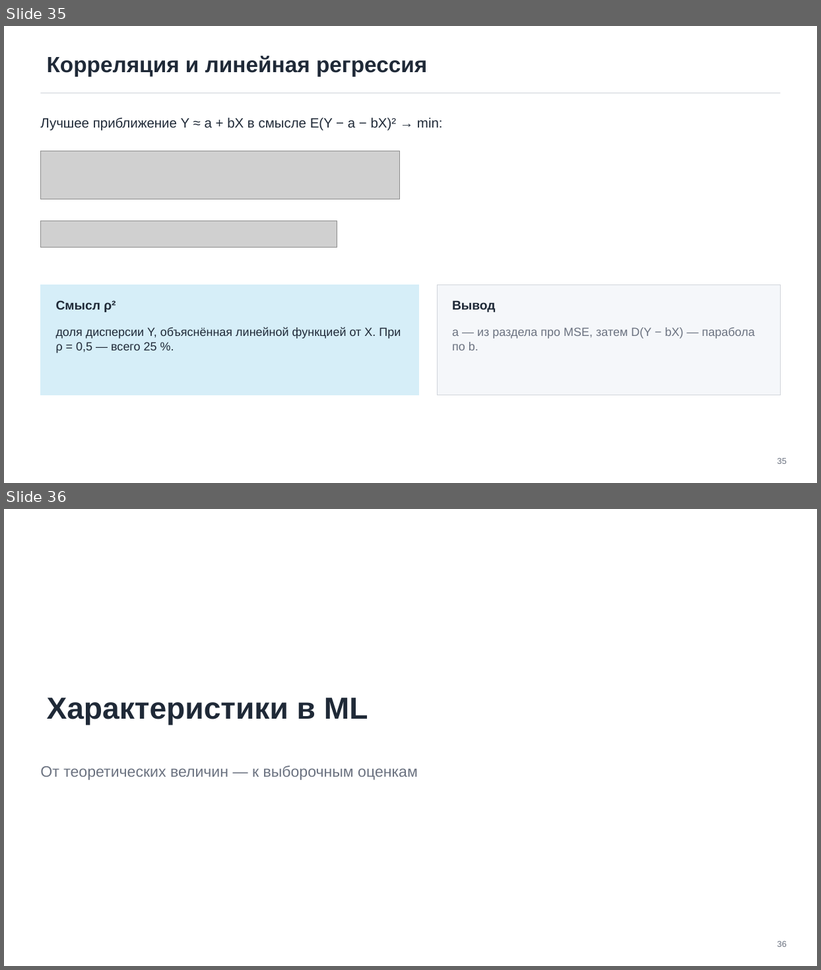
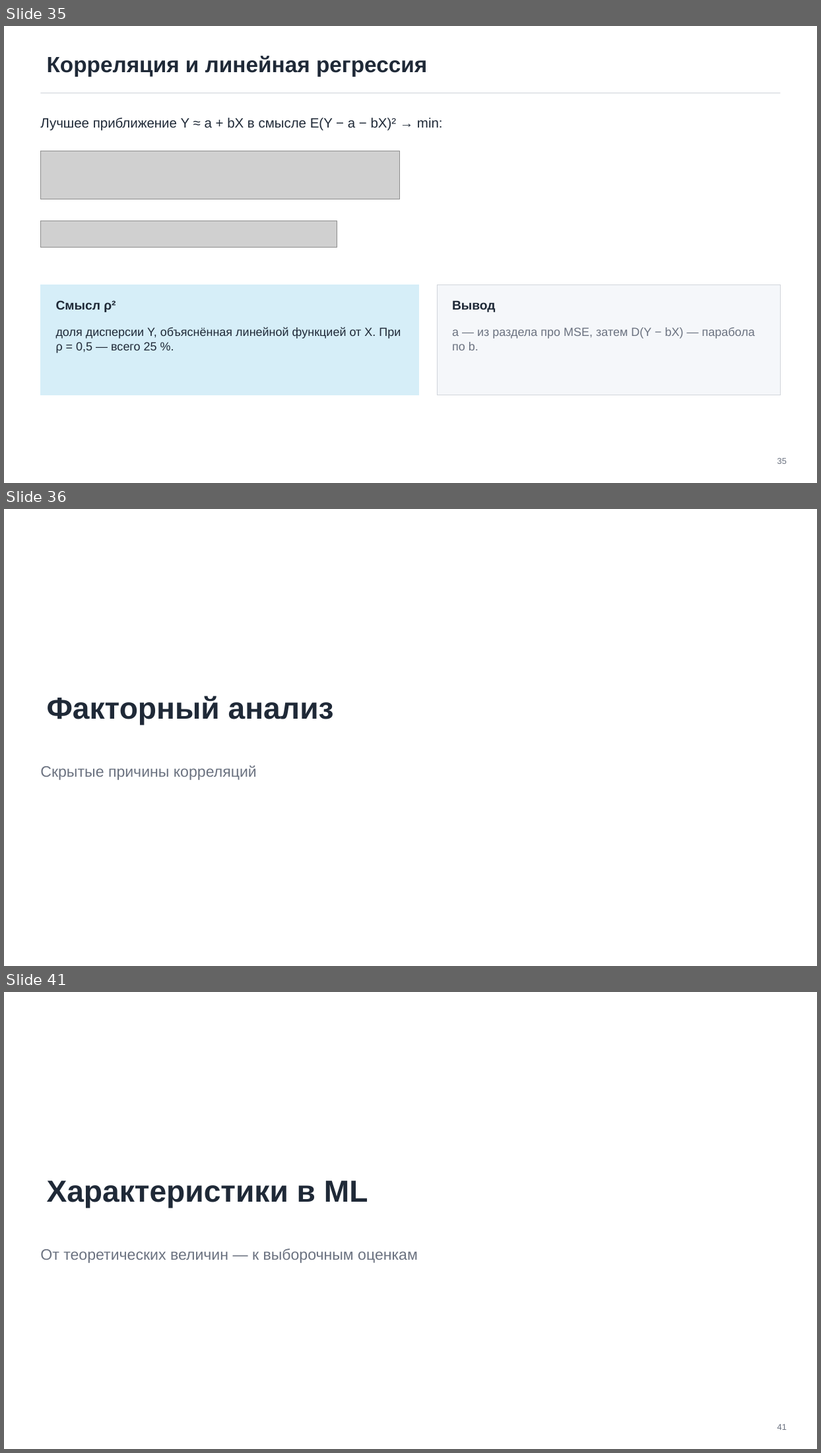
Before and after one commit to TheTonyPub/probability-theory-2026, a slide deck: lectures/04_expectation-variance-itmo.pptx. Shown one above the other, each under a label of ours: slides 35 and 36 before the commit, slides 35, 36 and 41 after it; the slides between them are not shown. The pictures are 821x970 and 821x1453 pixels, drawn with LibreOffice and Linux fonts; fonts in the diff are those of the drawing; grey boxes stand for pictures. Boxes give left, top, right and bottom in pixels: in the first picture for what was removed or moved away, otherwise in the second. Text is boxed around its words. In the diff, an @@ line names an element or a change of style, - is before the commit and + after.

```diff
--- a/lectures/04_expectation-variance-itmo.pptx
+++ b/lectures/04_expectation-variance-itmo.pptx
@@ slide 36 added at (4, 509, 817, 966), background #FFFFFF @@
@@ title added at (47, 696, 334, 725), 36 pt, text #1F2937, bold @@
+Факторный анализ
@@ text added at (40, 766, 257, 780), 18 pt, text #6B7280 @@
+Скрытые причины корреляций
@@ what was slide 36 is now slide 41 @@
@@ page number at (778, 1424, 787, 1430): text changed @@
-36
+41
```
Also in this commit, not shown: 4 slides changed, 4 other slides added, 8 other files.
